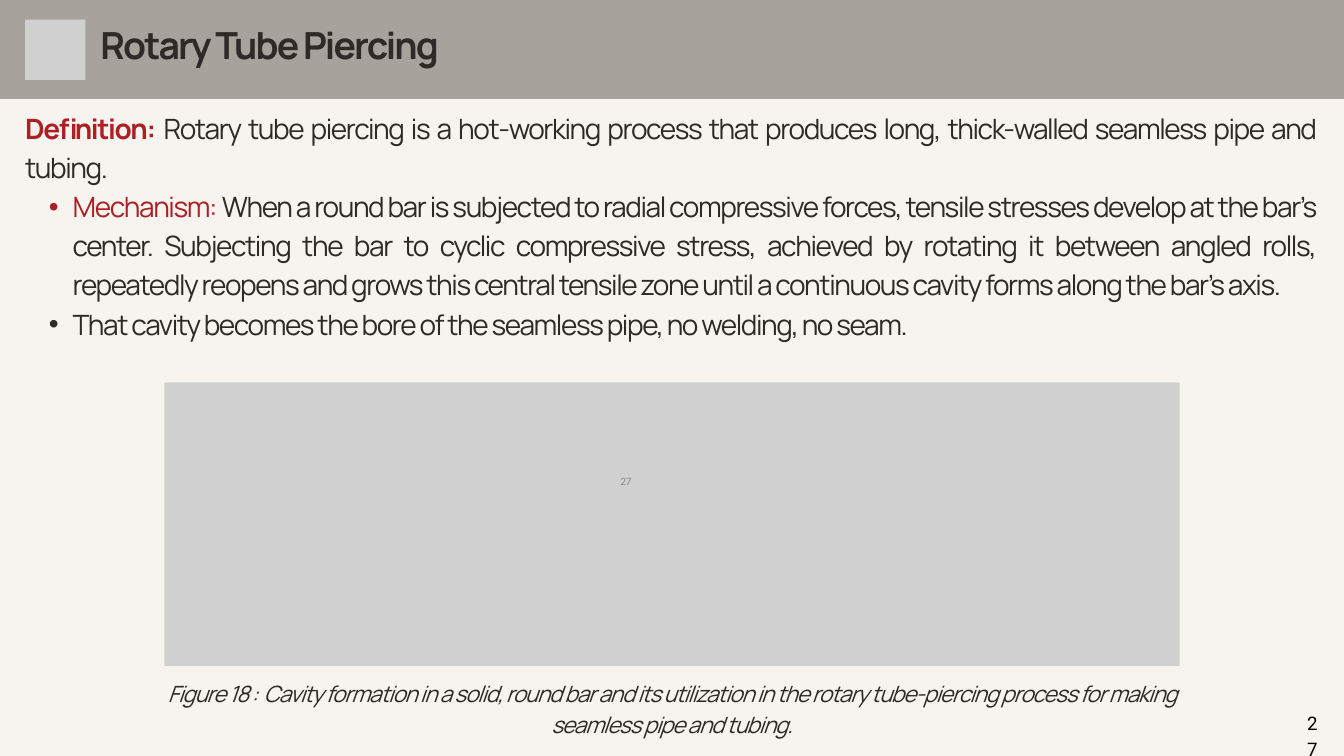
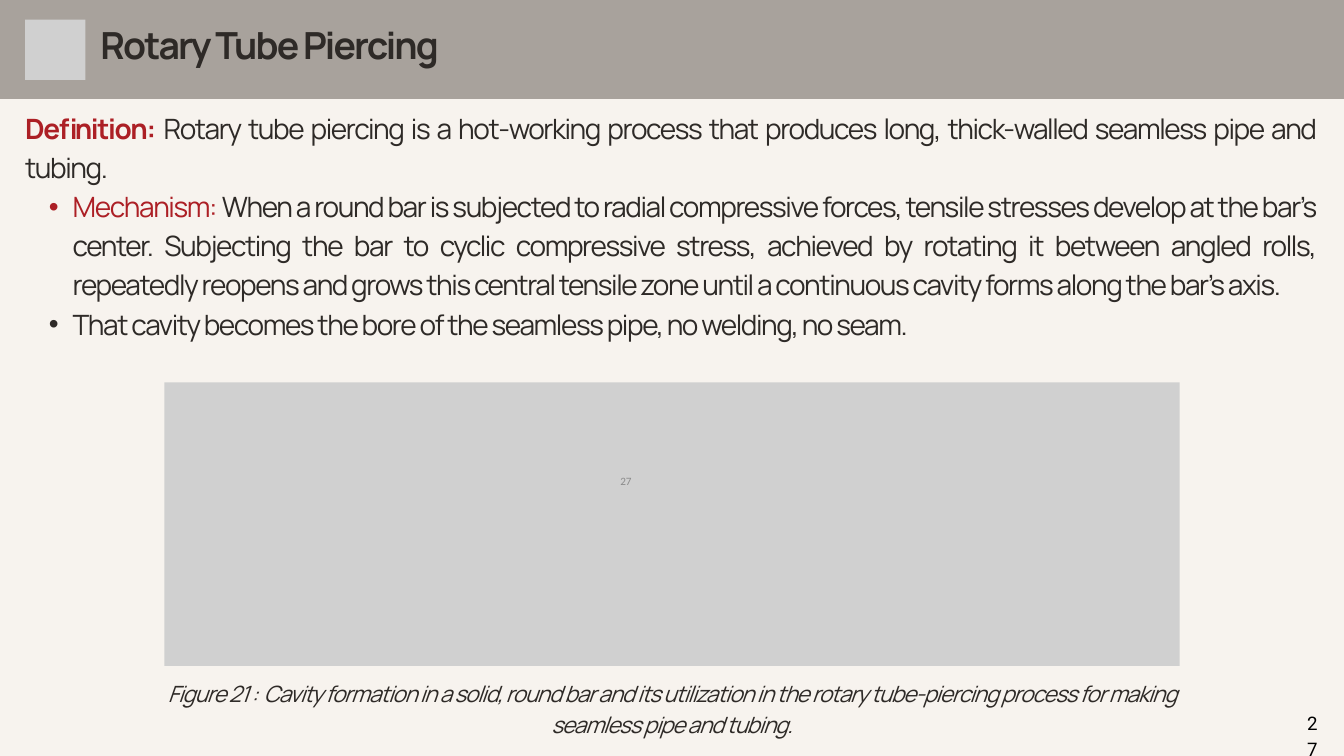
Before and after one commit to mhf08/fardin-portfolio, a slide deck: slide 27 of teaching/files/ipe331/IPE 331 Rolling.pptx. Drawn at 1344x756 pixels with LibreOffice and Linux fonts; fonts in the diff are those of the drawing; grey boxes stand for pictures. Boxes give left, top, right and bottom in pixels: in the first picture for what was removed or moved away, otherwise in the second. Text is boxed around its words. In the diff, an @@ line names an element or a change of style, - is before the commit and + after.

```diff
--- a/teaching/files/ipe331/IPE 331 Rolling.pptx
+++ b/teaching/files/ipe331/IPE 331 Rolling.pptx
@@ text at <box>168,685,1178,739</box>: text changed @@
-Figure 18 : Cavity formation in a solid, round bar and its utilization in the rotary tube-piercing process for making seamless pipe and tubing.
+Figure 21 : Cavity formation in a solid, round bar and its utilization in the rotary tube-piercing process for making seamless pipe and tubing.
```
Also in this commit, not shown: 3 other slides changed.
